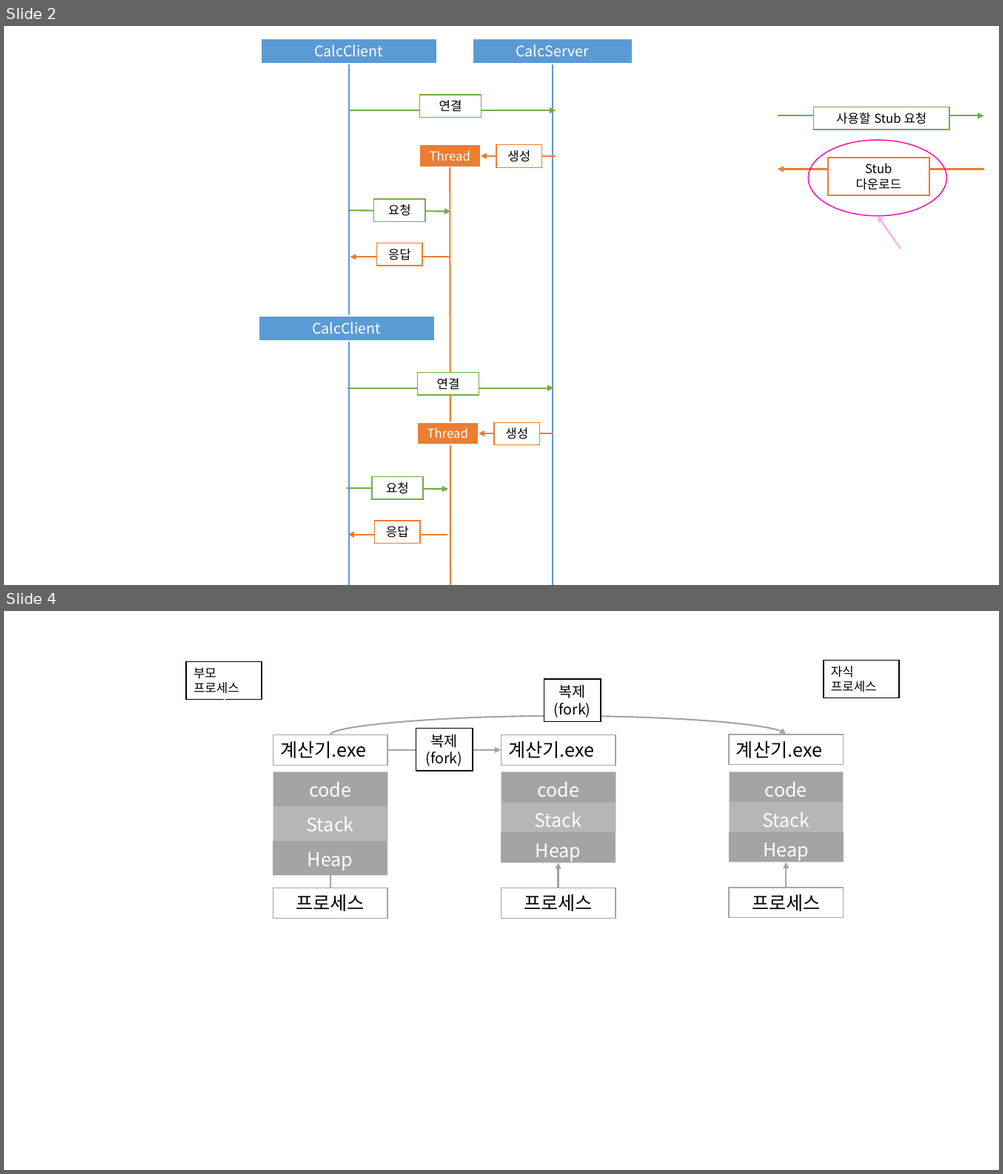
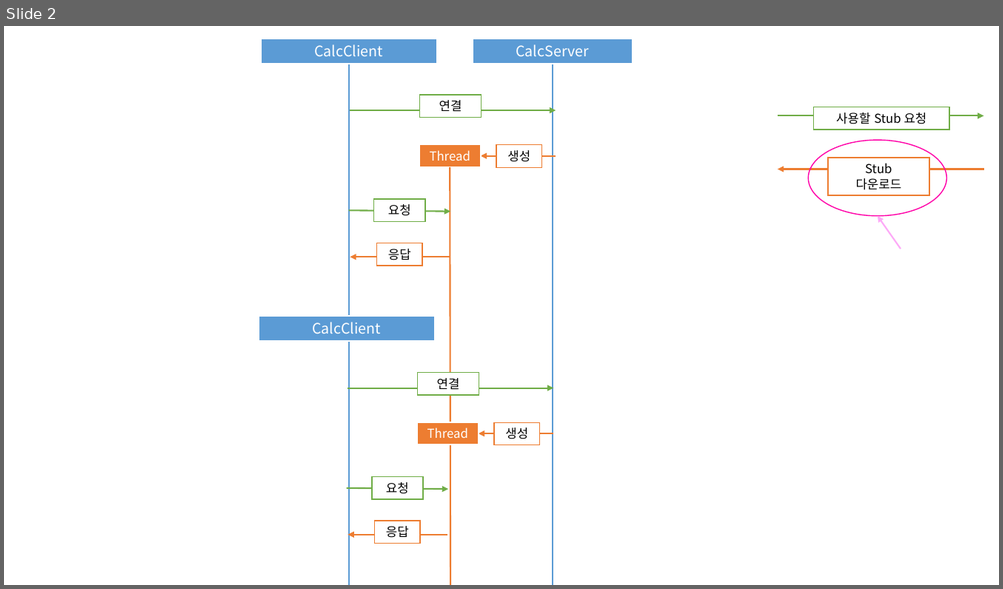
Before and after one commit to Dingadung/2022-study-workspace, a slide deck: study-note/자바/2022-08-26 내용정리.pptx. Shown one above the other, each under a label of ours: slides 2 and 4 before the commit, slide 2 after it; the slides between them are not shown. The pictures are 1003x1174 and 1003x589 pixels, drawn with LibreOffice and Linux fonts; fonts in the diff are those of the drawing. Boxes give left, top, right and bottom in pixels: in the first picture for what was removed or moved away, otherwise in the second. Text is boxed around its words. In the diff, an @@ line names an element or a change of style, - is before the commit and + after.

```diff
--- a/study-note/자바/2022-08-26 내용정리.pptx
+++ b/study-note/자바/2022-08-26 내용정리.pptx
@@ slide 4 removed at (4,611,999,1170), background #FFFFFF @@
@@ rectangle removed at (186,662,262,699) @@
-부모
-프로세스
@@ rectangle removed at (823,661,899,698) @@
-자식
-프로세스
@@ rectangle removed at (544,679,601,721) @@
-복제
-(fork)
@@ arrow removed from (861, 698) to (615, 750) @@
@@ arrow removed from (861, 698) to (843, 750) @@
@@ arrow removed from (224, 700) to (273, 750) @@
@@ curved arrow removed from (330, 735) to (786, 735) @@
@@ rectangle removed at (273,735,387,765) @@
-계산기.exe
@@ rectangle removed at (416,728,472,771) @@
-복제
-(fork)
@@ rectangle removed at (501,735,615,765) @@
-계산기.exe
@@ rectangle removed at (728,735,842,765) @@
-계산기.exe
@@ arrow removed from (387, 750) to (501, 750) @@
@@ table removed at (273,772,387,874), 3 rows, 1 columns @@
-code
-Stack
-Heap
@@ table removed at (501,772,615,865), 3 rows, 1 columns @@
-code
-Stack
-Heap
@@ table removed at (728,772,842,864), 3 rows, 1 columns @@
-code
-Stack
-Heap
@@ arrow removed from (330, 889) to (330, 863) @@
@@ arrow removed from (558, 889) to (558, 863) @@
@@ arrow removed from (786, 888) to (786, 863) @@
@@ rectangle removed at (273,889,387,918) @@
-프로세스
@@ rectangle removed at (501,889,615,918) @@
-프로세스
@@ rectangle removed at (728,888,842,917) @@
-프로세스
```
Also in this commit, not shown: 20 other slides removed, 4 other files.
